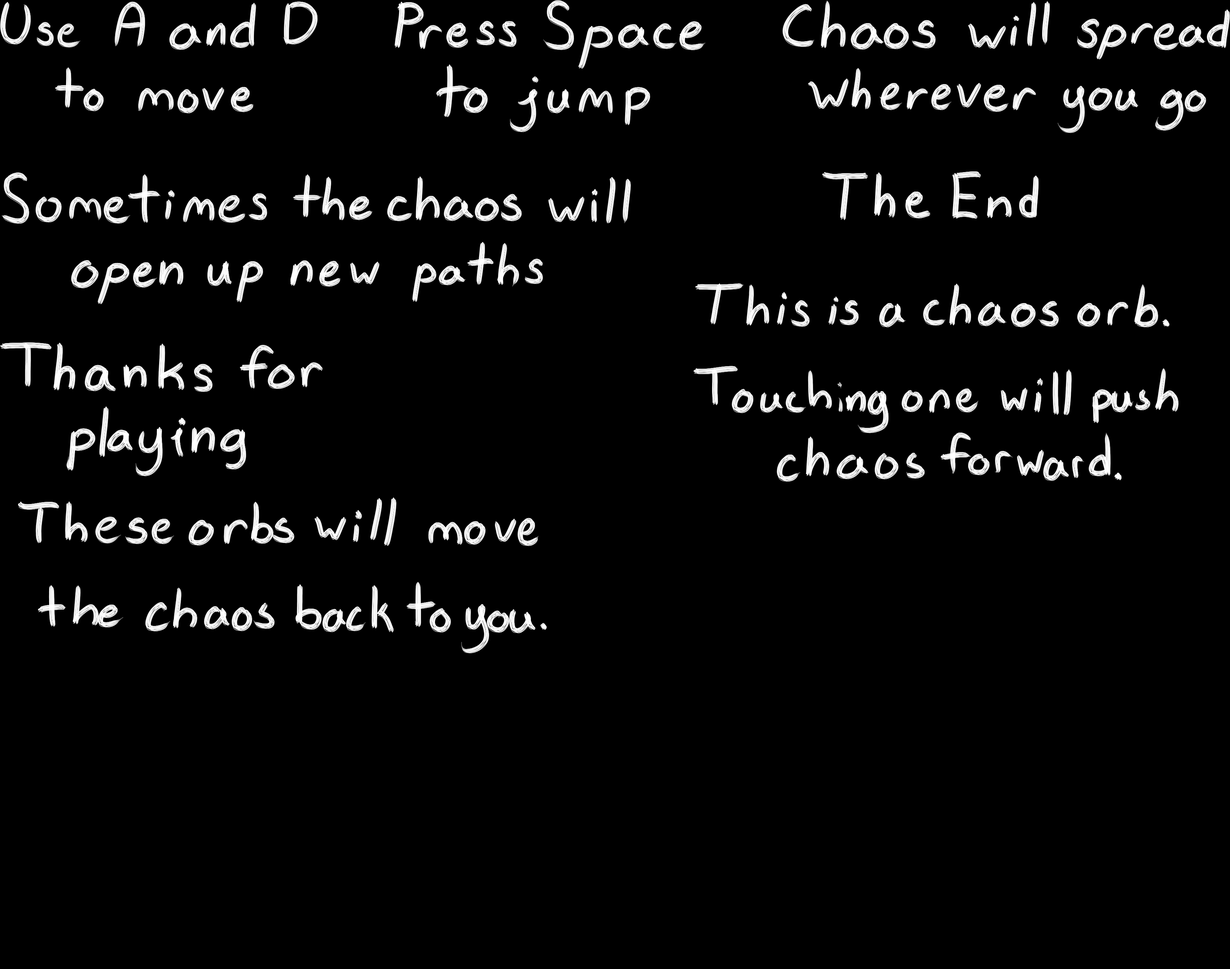
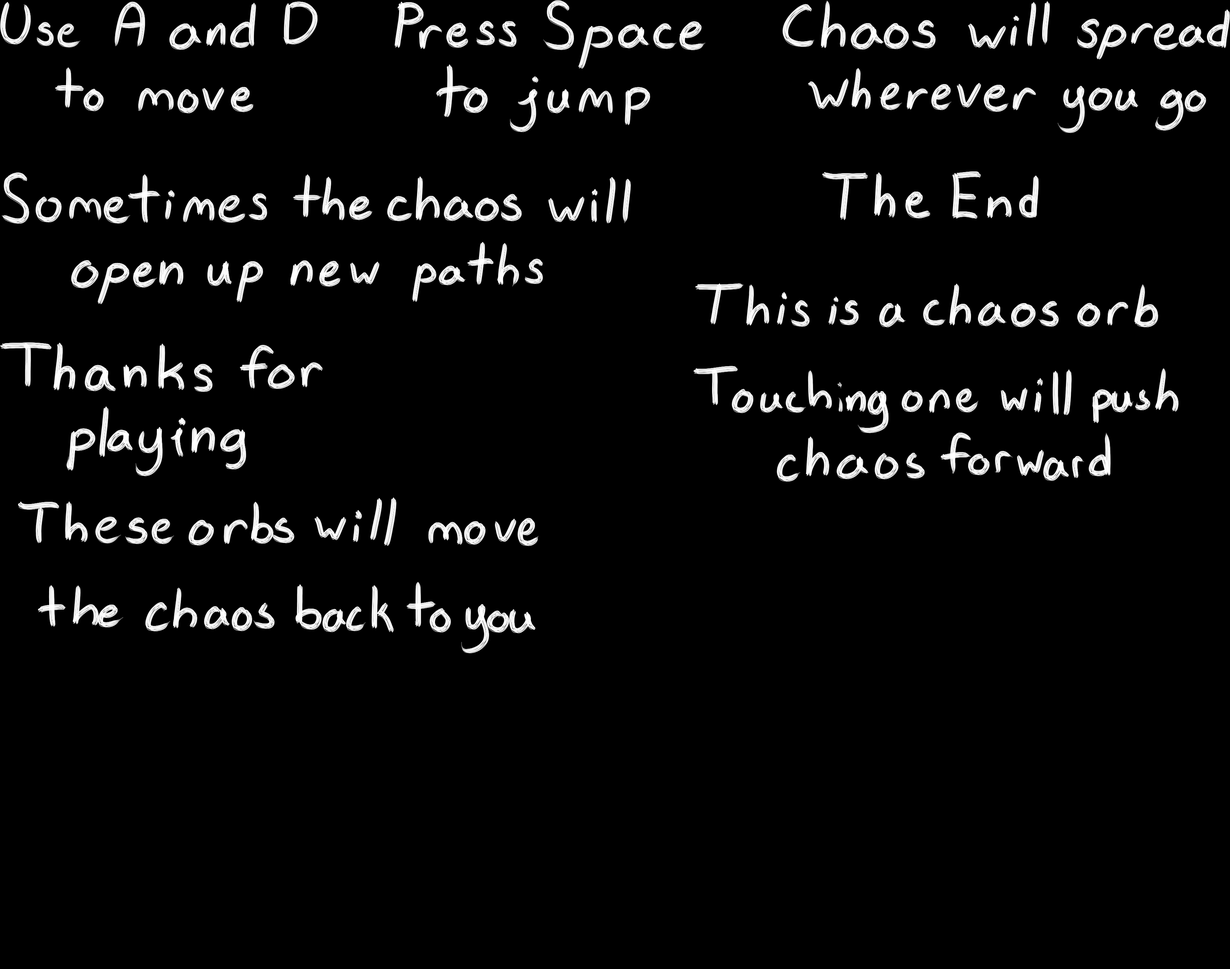
Layer changes from the first 1230px x 969px image to the second:
painted on "Layer 1" over 540, 319, 1170, 630
painted on "Layer 2" over 540, 319, 1170, 630
